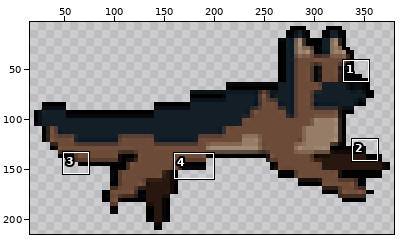
File history of a sprite sheet, img/dogRun2.PNG. Above, an overview of the earlier version with the close-up marked.
Close-up. Before the edit:
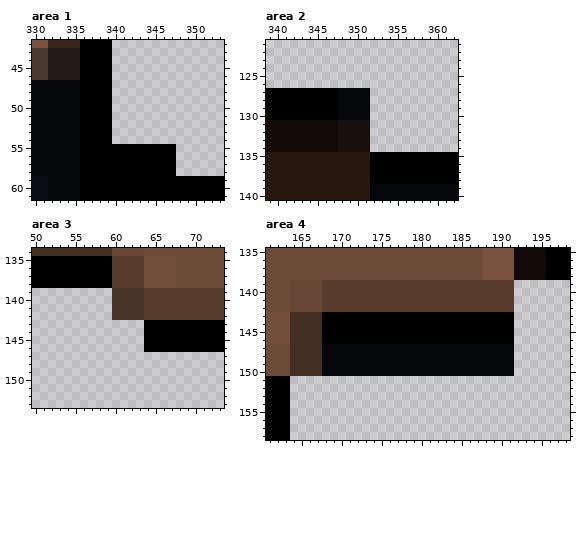
The file is 396x221 pixels. Pixels under 10% opacity are left out. Colours within 5 levels of each other are drawn and written as one. Shown: area 1: x 330..353, y 42..61; area 2: x 339..362, y 121..140; area 3: x 50..73, y 134..153; area 4: x 161..198, y 135..158. The wide view leaves out empty margins. The commit also changed other parts of the picture, which this record leaves out.
New version:
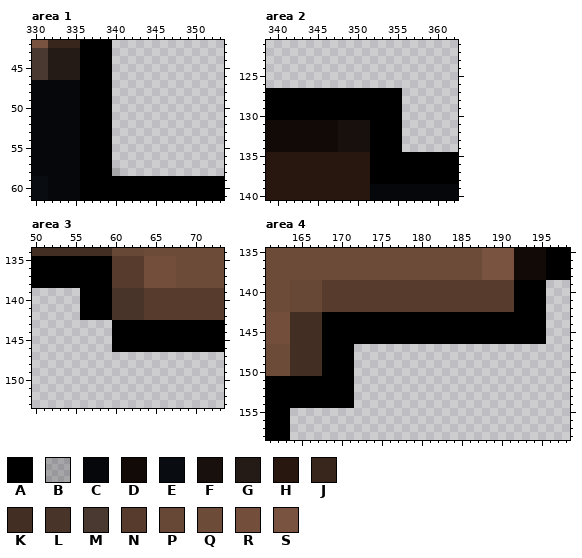
Palette (. is transparent): A #000000  B #00000031  C #05070a  D #110a07  E #090d11  F #17100d  G #241a16  H #27170e  J #38261d  K #422e23  L #493429  M #493931  N #573c2d  P #674736  Q #6d4b39  R #734e3a  S #79533f
From old to new:
Area 1:
y 55..57: x 340..347 AAAAAAAA -> ........
y 58: x 340..347 AAAAAAAA -> B.......
Area 2:
y 127..130: x 348..355 CCCC.... -> AAAAAAAA
y 131..134: x 352..355 .... -> AAAA
Area 3:
y 139..142: x 56..59 .... -> AAAA
y 143..146: x 60..63 .... -> AAAA
Area 4:
y 139..146: x 192..195 .... -> AAAA
y 147..150: x 168..191 CCCCCCCCCCCCCCCCCCCCCCCC -> AAAA....................
y 151..154: x 164..171 ........ -> AAAAAAAA
Where, in picture pixels (left, top, right, bottom), the same in both close-ups:
changed: (112, 144, 176, 176)
changed: (338, 88, 402, 152)
added: (80, 288, 144, 352)
changed: (290, 280, 546, 408)
